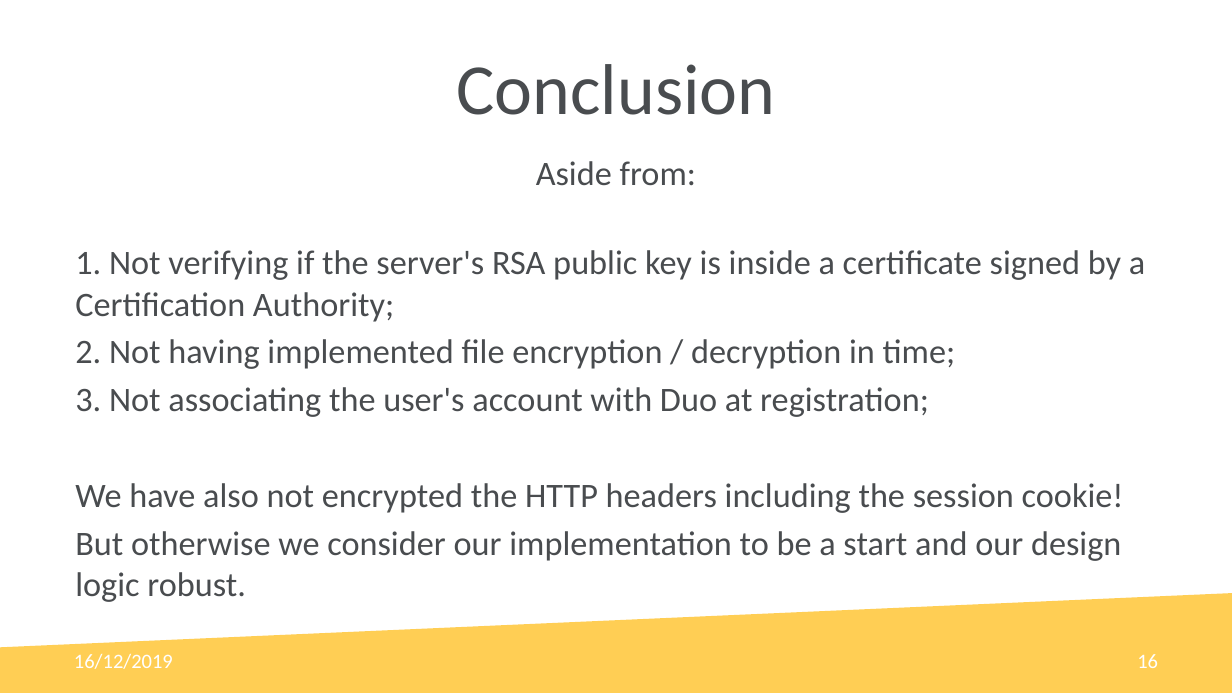
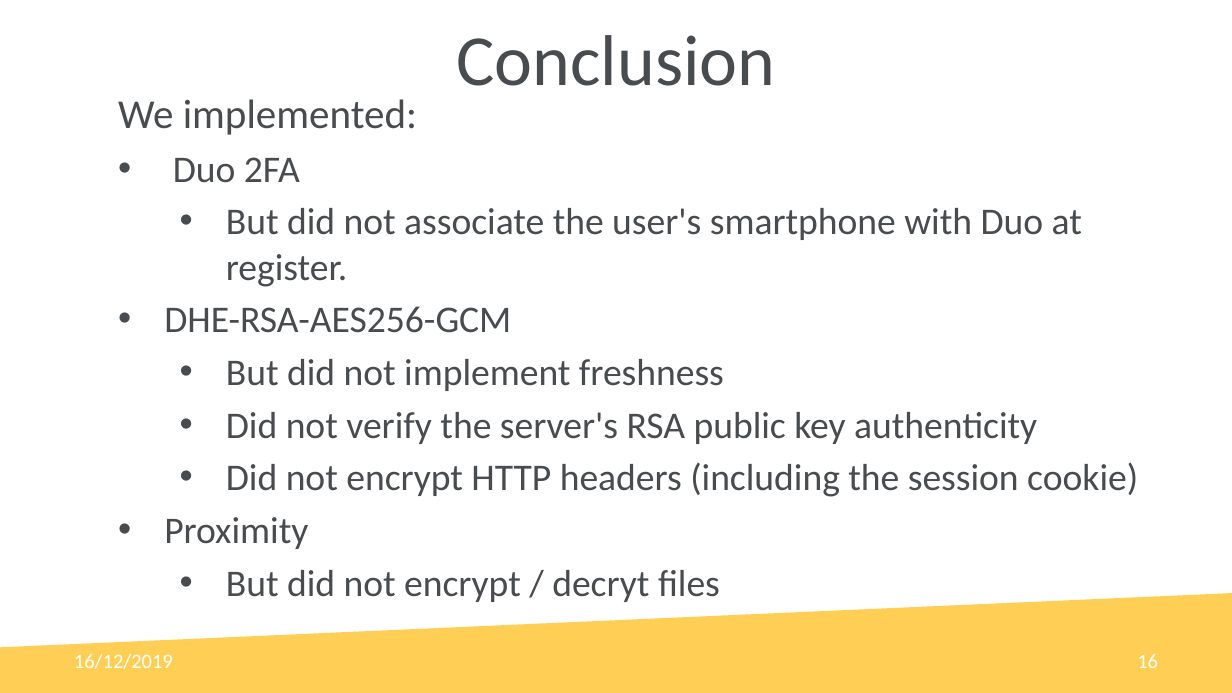
Before and after one commit to MangaD/SIRS-Project, a slide deck: slide 16 of documentation/presentation/T18_Mon_1500_0-14_presentation.pptx. Drawn at 1232x693 pixels with LibreOffice and Linux fonts; fonts in the diff are those of the drawing; background and template pictures are left out. Boxes give left, top, right and bottom in pixels: in the first picture for what was removed or moved away, otherwise in the second. Text is boxed around its words. In the diff, an @@ line names an element or a change of style, - is before the commit and + after.

Commit message:
update presentation

```diff
--- a/documentation/presentation/T18_Mon_1500_0-14_presentation.pptx
+++ b/documentation/presentation/T18_Mon_1500_0-14_presentation.pptx
@@ title "Conclusion": place and size @@
-title "Conclusion" at box(457, 64, 776, 115)
+title "Conclusion" at box(457, 35, 776, 86)
@@ text at box(118, 99, 1138, 602): text changed; size 20 to 22 pt @@
-Aside from:
-1. Not verifying if the server's RSA public key is inside a certificate signed by a Certification Authority;
-2. Not having implemented file encryption / decryption in time;
-3. Not associating the user's account with Duo at registration;
-We have also not encrypted the HTTP headers including the session cookie!
-But otherwise we consider our implementation to be a start and our design logic robust.
+We implemented:
+• Duo 2FA
+  • But did not associate the user's smartphone with Duo at register.
+• DHE-RSA-AES256-GCM
+  • But did not implement freshness
+  • Did not verify the server's RSA public key authenticity
+  • Did not encrypt HTTP headers (including the session cookie)
+• Proximity
+  • But did not encrypt / decryt files
```
Also in this commit, not shown: 1 other file.
